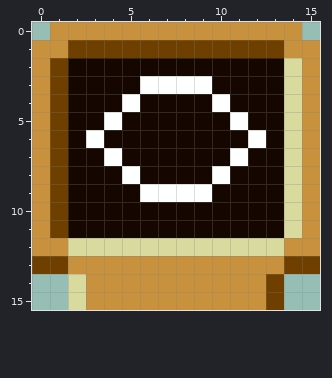
Pixel-art sprite, stored at data/base/gfx/game/sheet/object/item/game/hexagon.png. The picture above is the old version.
The file is 16x16 pixels.
Once edited:
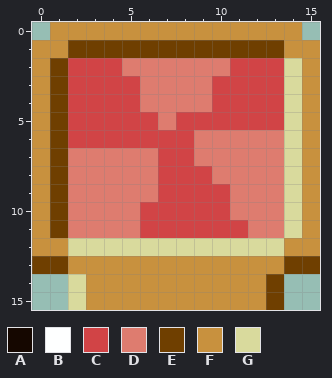
Palette (. is transparent): A #150700  B #feffff  C #d14446  D #de7c6f  E #6f3f00  F #c8913e  G #d9da9d
From old to new:
y 2: x 2..13 AAAAAAAAAAAA -> CCCDDDDDDCCC
y 3: x 2..13 AAAABBBBAAAA -> CCCCDDDDCCCC
y 4: x 2..13 AAABAAAABAAA -> CCCCDDDDCCCC
y 5: x 2..13 AABAAAAAABAA -> CCCCCDCCCCCC
y 6: x 2..13 ABAAAAAAAABA -> CCCCCCCDDDDD
y 7: x 2..13 AABAAAAAABAA -> DDDDDCCDDDDD
y 8: x 2..13 AAABAAAABAAA -> DDDDDCCCDDDD
y 9: x 2..13 AAAABBBBAAAA -> DDDDDCCCCDDD
y 10: x 2..13 AAAAAAAAAAAA -> DDDDCCCCCDDD
y 11: x 2..13 AAAAAAAAAAAA -> DDDDCCCCCCDD
